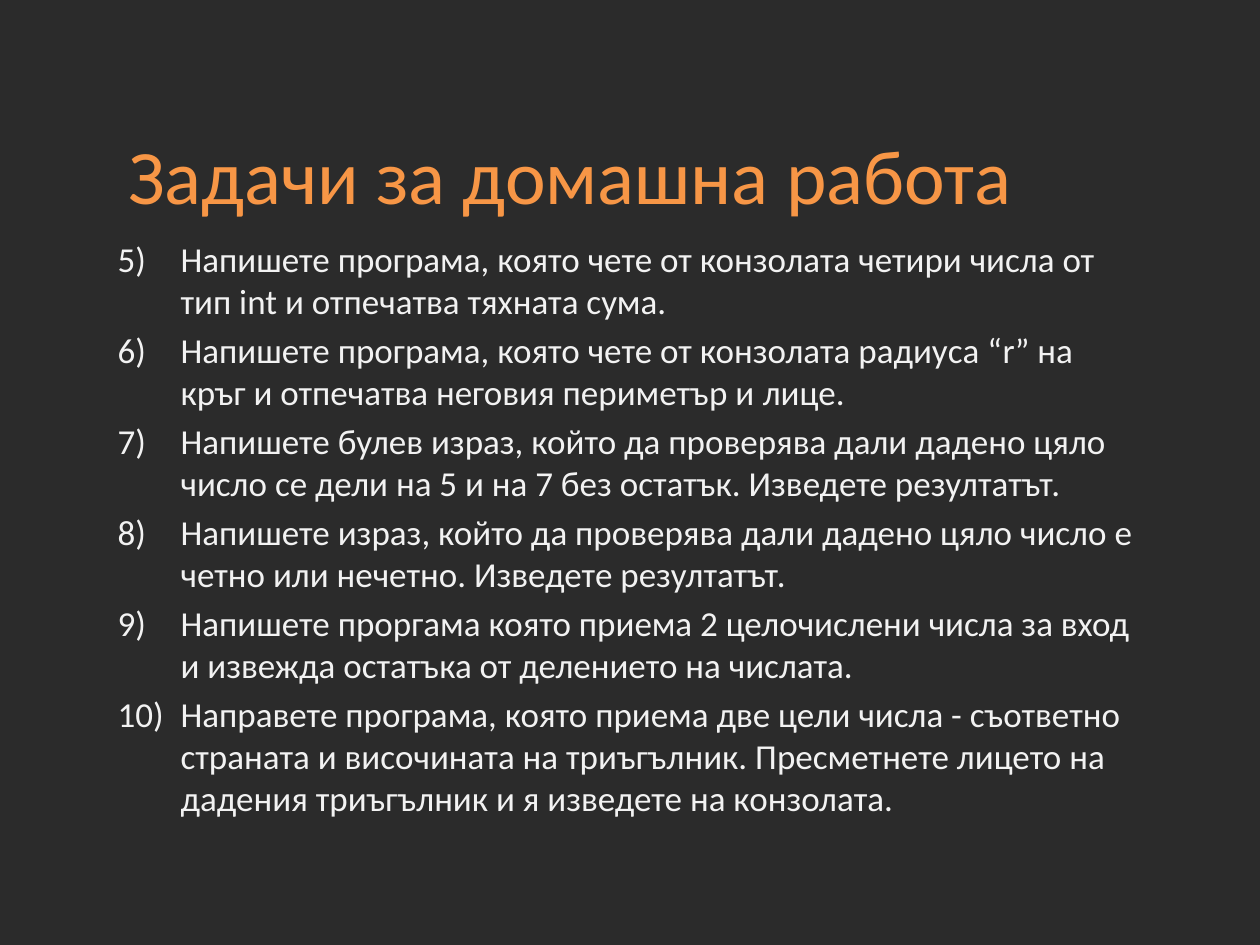
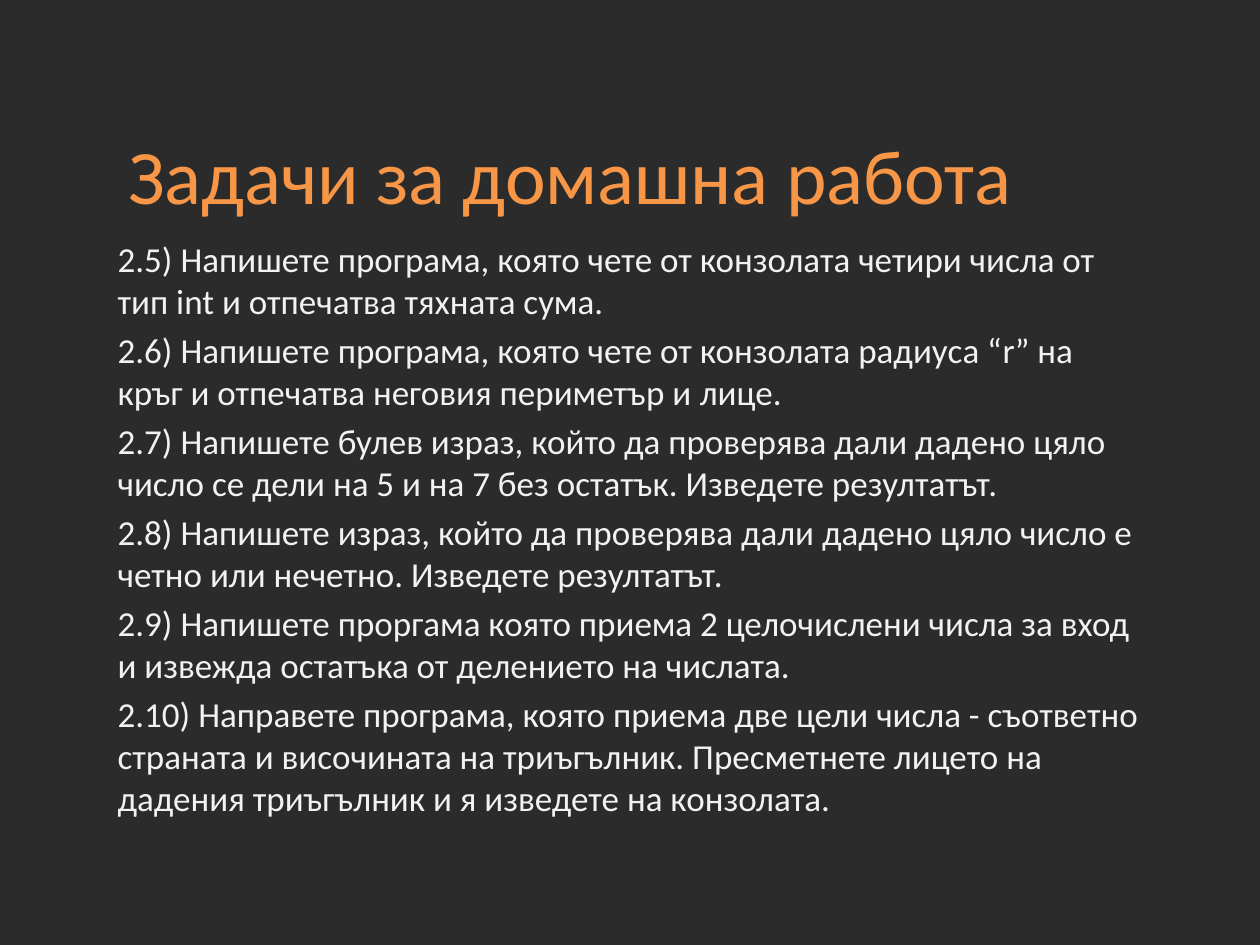
Before and after one commit to Academy-Soft-Intellect/Java-Course, a slide deck: slide 29 of 02-JAVA-Basics.pptx. Drawn at 1260x945 pixels with LibreOffice and Linux fonts; fonts in the diff are those of the drawing; background and template pictures are left out; a plain dark background stands for a picture behind light text. Boxes give left, top, right and bottom in pixels: in the first picture for what was removed or moved away, otherwise in the second. Text is boxed around its words. In the diff, an @@ line names an element or a change of style, - is before the commit and + after.

```diff
--- a/02-JAVA-Basics.pptx
+++ b/02-JAVA-Basics.pptx
@@ text at (x1=118, y1=246, x2=1138, y2=817): text changed @@
-5) Напишете програма, която чете от конзолата четири числа от тип int и отпечатва тяхната сума.
-6) Напишете програма, която чете от конзолата радиуса “r” на кръг и отпечатва неговия периметър и лице.
-7) Напишете булев израз, който да проверява дали дадено цяло число се дели на 5 и на 7 без остатък. Изведете резултатът.
-8) Напишете израз, който да проверява дали дадено цяло число е четно или нечетно. Изведете резултатът.
-9) Напишете проргама която приема 2 целочислени числа за вход и извежда остатъка от делението на числата.
-10) Направете програма, която приема две цели числа - съответно страната и височината на триъгълник. Пресметнете лицето на дадения триъгълник и я изведете на конзолата.
+2.5) Напишете програма, която чете от конзолата четири числа от тип int и отпечатва тяхната сума.
+2.6) Напишете програма, която чете от конзолата радиуса “r” на кръг и отпечатва неговия периметър и лице.
+2.7) Напишете булев израз, който да проверява дали дадено цяло число се дели на 5 и на 7 без остатък. Изведете резултатът.
+2.8) Напишете израз, който да проверява дали дадено цяло число е четно или нечетно. Изведете резултатът.
+2.9) Напишете проргама която приема 2 целочислени числа за вход и извежда остатъка от делението на числата.
+2.10) Направете програма, която приема две цели числа - съответно страната и височината на триъгълник. Пресметнете лицето на дадения триъгълник и я изведете на конзолата.
```
Also in this commit, not shown: 2 other slides changed, 19 other files.
